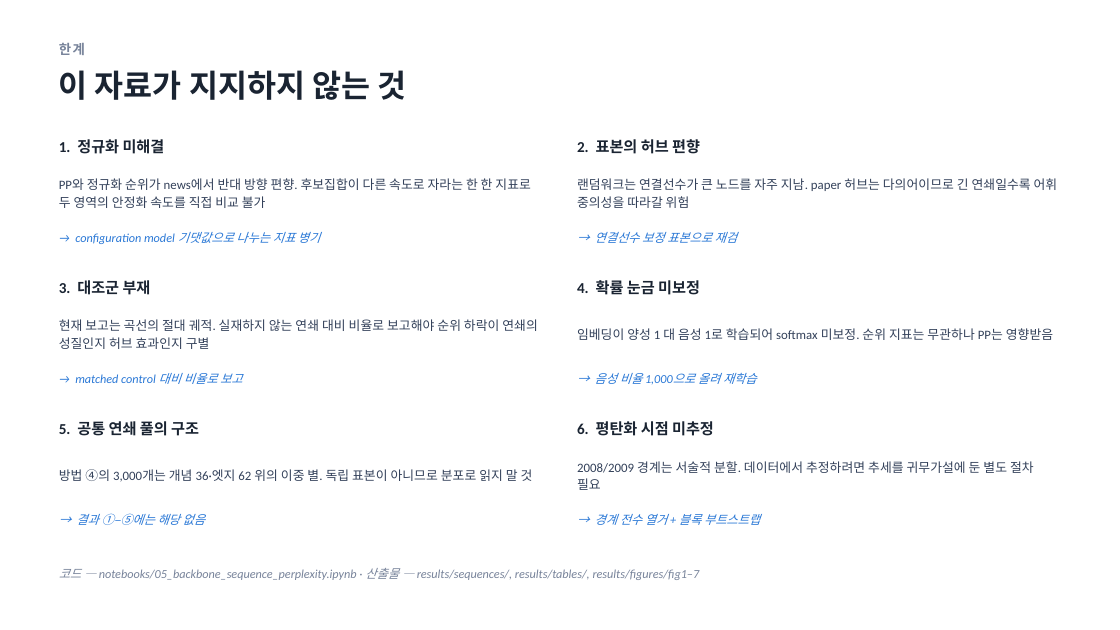
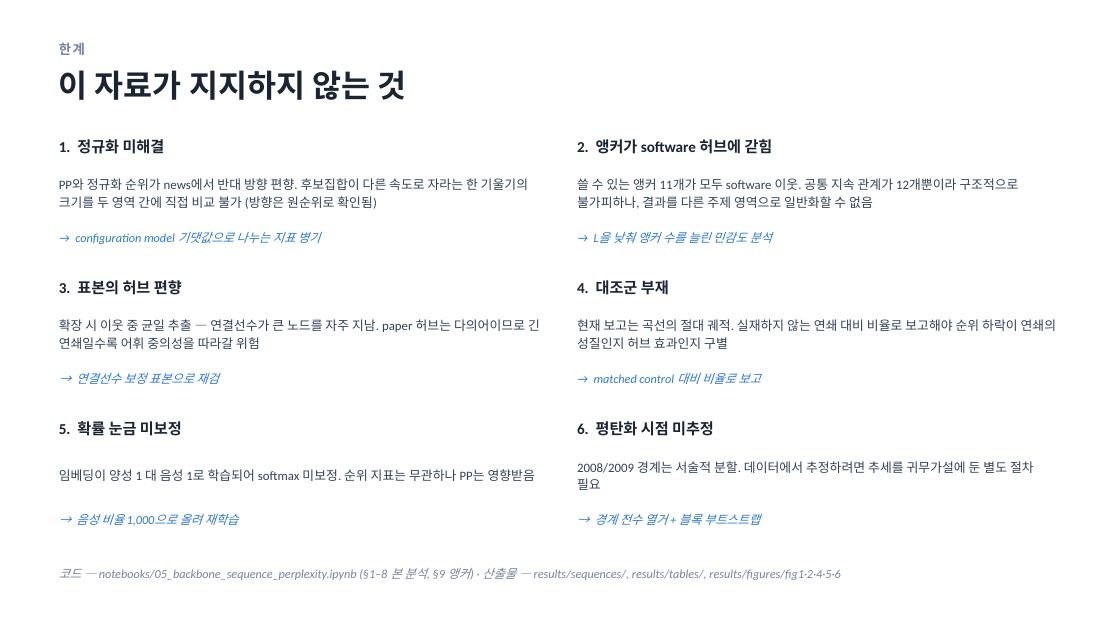
Before and after one commit to yeokyunghwang/science-society, a slide deck: slide 17 of sequence_perplexity.pptx. Drawn at 1120x630 pixels with LibreOffice and Linux fonts; fonts in the diff are those of the drawing. Boxes give left, top, right and bottom in pixels: in the first picture for what was removed or moved away, otherwise in the second. Text is boxed around its words. In the diff, an @@ line names an element or a change of style, - is before the commit and + after.

```diff
--- a/sequence_perplexity.pptx
+++ b/sequence_perplexity.pptx
@@ text at [577, 139, 773, 154]: text changed @@
-2. 표본의 허브 편향
+2. 앵커가 software 허브에 갇힘
@@ text at [59, 178, 528, 209]: text changed @@
-PP와 정규화 순위가 news에서 반대 방향 편향. 후보집합이 다른 속도로 자라는 한 한 지표로 두 영역의 안정화 속도를 직접 비교 불가
+PP와 정규화 순위가 news에서 반대 방향 편향. 후보집합이 다른 속도로 자라는 한 기울기의 크기를 두 영역 간에 직접 비교 불가 (방향은 원순위로 확인됨)
@@ text at [577, 178, 1018, 209]: text changed @@
-랜덤워크는 연결선수가 큰 노드를 자주 지남. paper 허브는 다의어이므로 긴 연쇄일수록 어휘 중의성을 따라갈 위험
+쓸 수 있는 앵커 11개가 모두 software 이웃. 공통 지속 관계가 12개뿐이라 구조적으로 불가피하나, 결과를 다른 주제 영역으로 일반화할 수 없음
@@ text at [613, 232, 772, 243]: text changed @@
-→ 연결선수 보정 표본으로 재검
+→ L을 낮춰 앵커 수를 늘린 민감도 분석
@@ text at [59, 280, 182, 295]: text changed @@
-3. 대조군 부재
+3. 표본의 허브 편향
@@ text at [577, 280, 669, 295]: text changed @@
-4. 확률 눈금 미보정
+4. 대조군 부재
@@ text at [59, 319, 540, 349]: text changed @@
-현재 보고는 곡선의 절대 궤적. 실재하지 않는 연쇄 대비 비율로 보고해야 순위 하락이 연쇄의 성질인지 허브 효과인지 구별
+확장 시 이웃 중 균일 추출 — 연결선수가 큰 노드를 자주 지남. paper 허브는 다의어이므로 긴 연쇄일수록 어휘 중의성을 따라갈 위험
@@ text at [577, 319, 1056, 349]: text changed @@
-임베딩이 양성 1 대 음성 1로 학습되어 softmax 미보정. 순위 지표는 무관하나 PP는 영향받음
+현재 보고는 곡선의 절대 궤적. 실재하지 않는 연쇄 대비 비율로 보고해야 순위 하락이 연쇄의 성질인지 허브 효과인지 구별
@@ text at [76, 373, 218, 384]: text changed @@
-→ matched control 대비 비율로 보고
+→ 연결선수 보정 표본으로 재검
@@ text at [594, 373, 760, 384]: text changed @@
-→ 음성 비율 1,000으로 올려 재학습
+→ matched control 대비 비율로 보고
@@ text at [59, 421, 182, 436]: text changed @@
-5. 공통 연쇄 풀의 구조
+5. 확률 눈금 미보정
@@ text at [59, 469, 535, 481]: text changed @@
-방법 ④의 3,000개는 개념 36·엣지 62 위의 이중 별. 독립 표본이 아니므로 분포로 읽지 말 것
+임베딩이 양성 1 대 음성 1로 학습되어 softmax 미보정. 순위 지표는 무관하나 PP는 영향받음
@@ text at [76, 514, 239, 526]: text changed @@
-→ 결과 ①–⑤에는 해당 없음
+→ 음성 비율 1,000으로 올려 재학습
@@ text at [59, 568, 840, 580]: text changed @@
-코드 — notebooks/05_backbone_sequence_perplexity.ipynb · 산출물 — results/sequences/, results/tables/, results/figures/fig1–7
+코드 — notebooks/05_backbone_sequence_perplexity.ipynb (§1–8 본 분석, §9 앵커) · 산출물 — results/sequences/, results/tables/, results/figures/fig1·2·4·5·6
```
Also in this commit, not shown: 11 other slides changed, 5 slides added, 5 slides removed, 26 other files.
